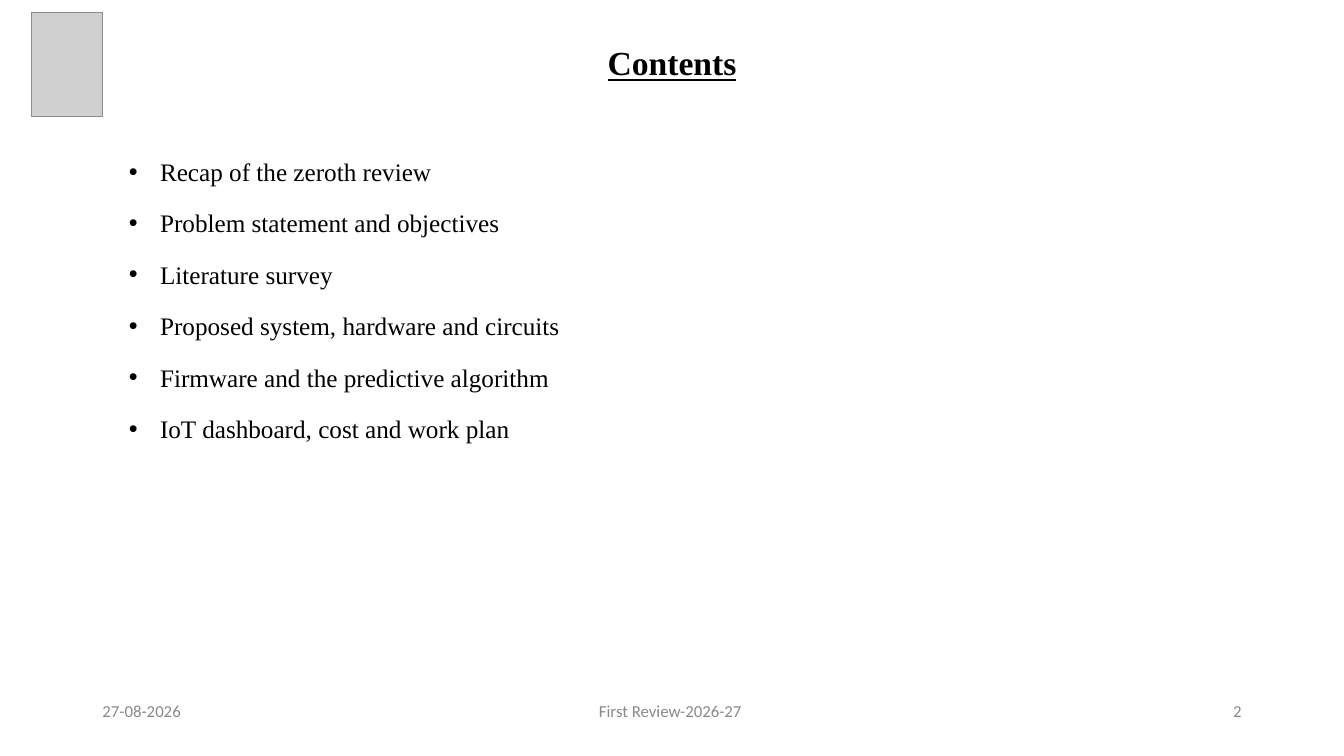
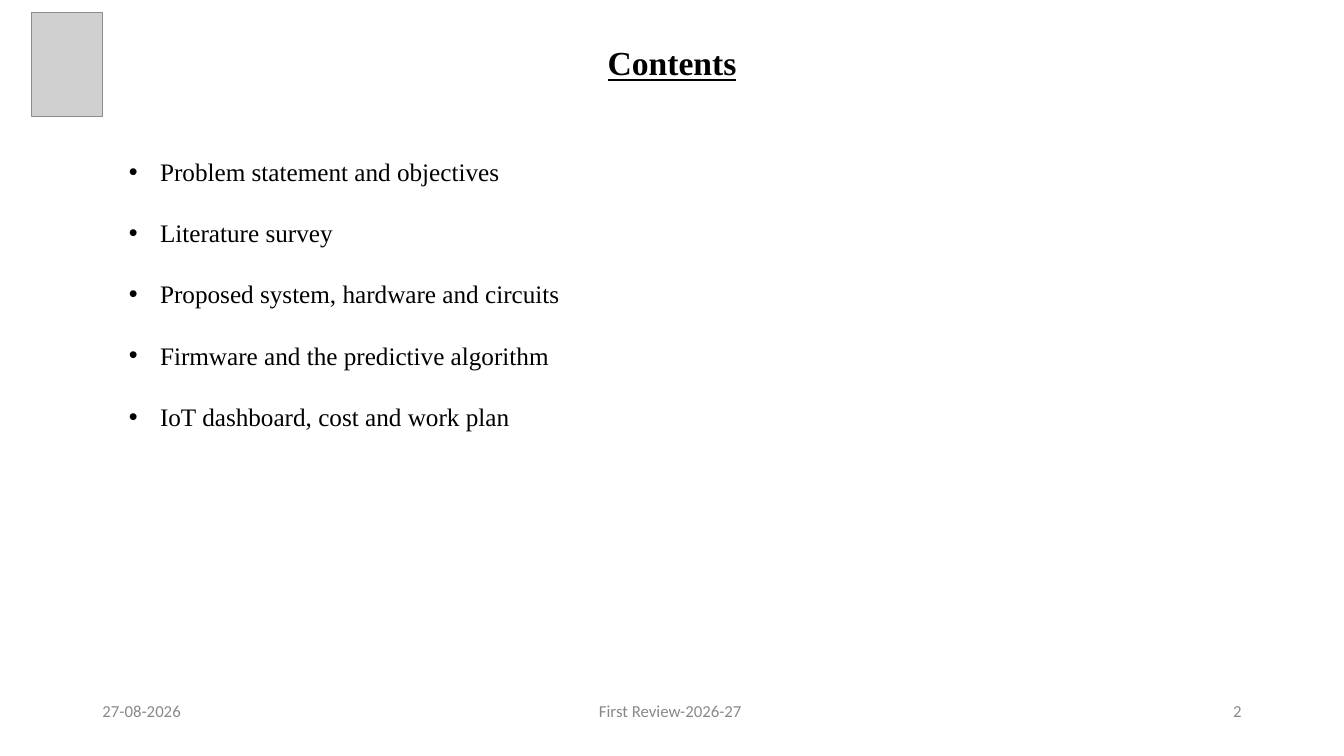
Before and after one commit to KiranPranay/moosi-bms, a slide deck: slide 2 of docs/reviews/first-review/Predictive_BMS_First_Review.pptx. Drawn at 1344x756 pixels with LibreOffice and Linux fonts; fonts in the diff are those of the drawing; grey boxes stand for pictures. Boxes give left, top, right and bottom in pixels: in the first picture for what was removed or moved away, otherwise in the second. Text is boxed around its words. In the diff, an @@ line names an element or a change of style, - is before the commit and + after.

```diff
--- a/docs/reviews/first-review/Predictive_BMS_First_Review.pptx
+++ b/docs/reviews/first-review/Predictive_BMS_First_Review.pptx
@@ text "Problem statement and objectives" at (160,163,559,432): more space between paragraphs @@
@@ text at (160,163,431,187): paragraph removed @@
-• Recap of the zeroth review
```
Also in this commit, not shown: 18 other slides changed, 1 slide removed, 27 other files.
